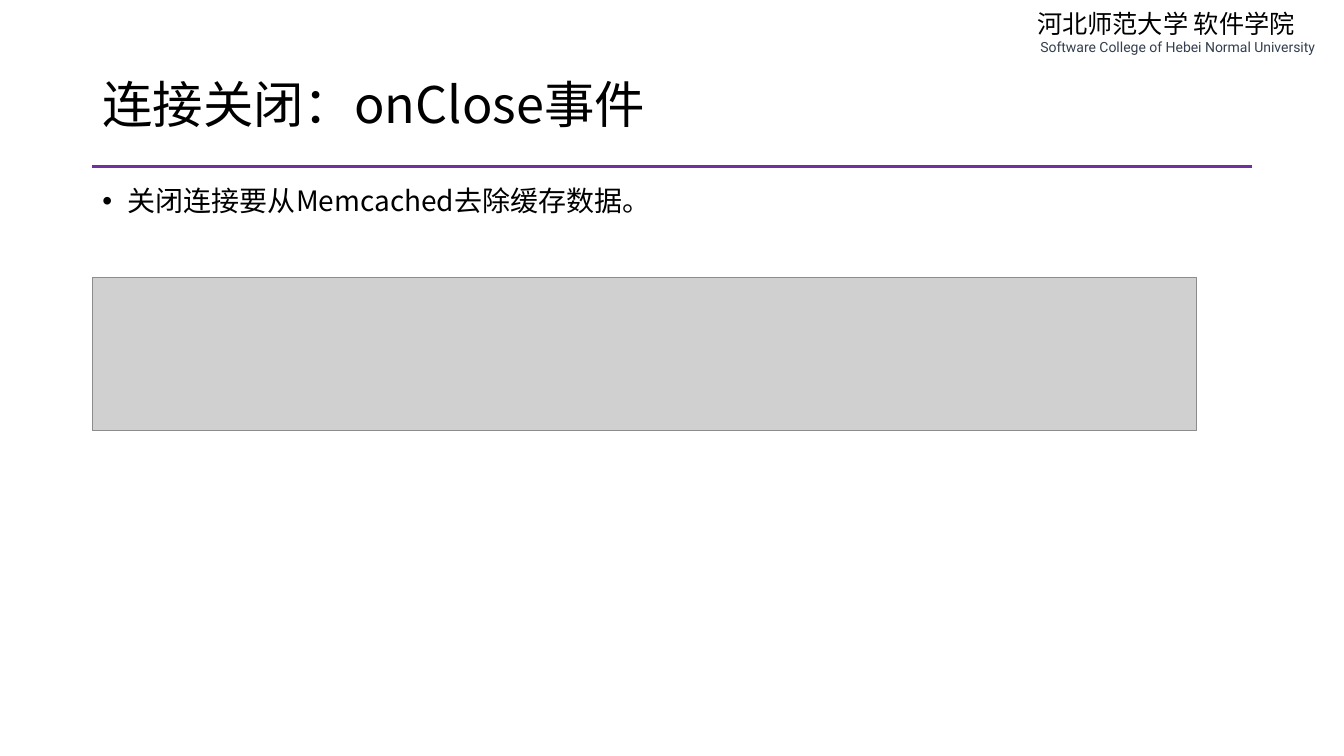
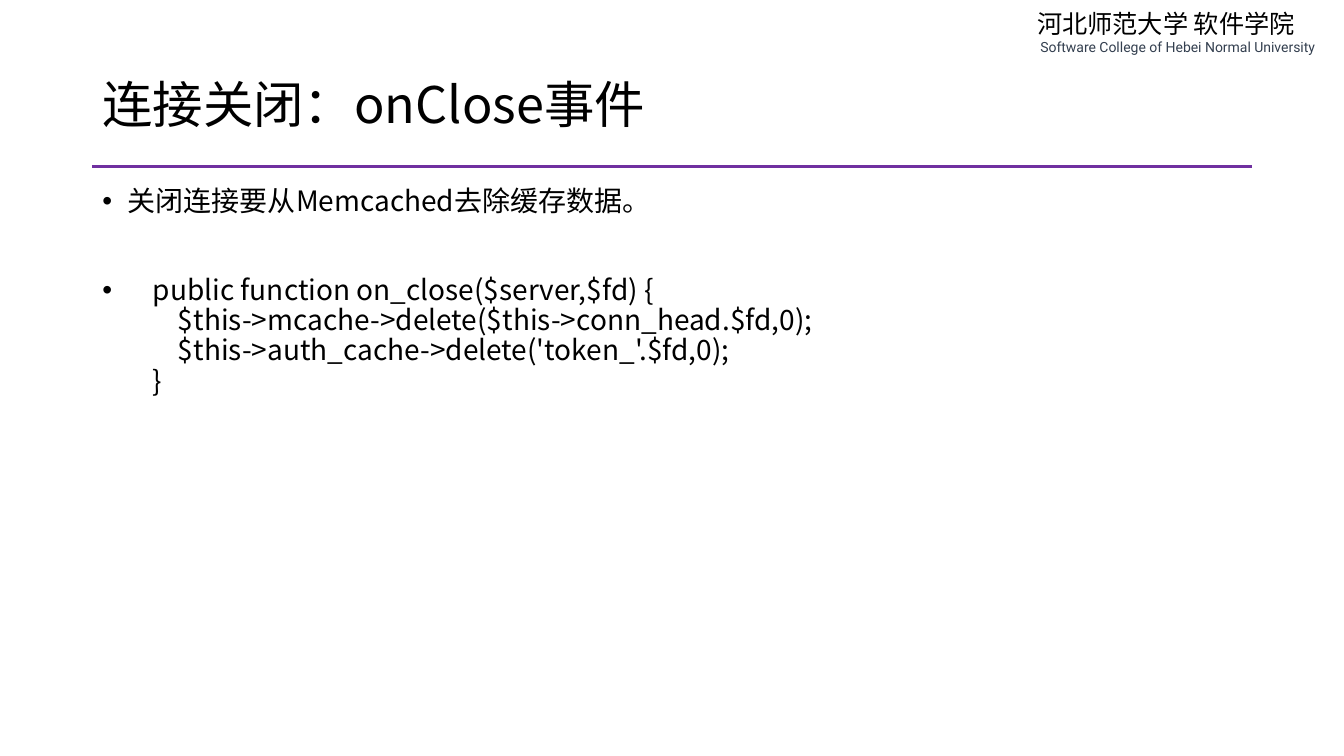
Before and after one commit to edu2act/course-php-serverside-development-on-linux, a slide deck: slide 9 of materials/slides/ch11-add-auth-to-message-server.pptx (slide 10 before the commit). Drawn at 1344x756 pixels with LibreOffice and Linux fonts; fonts in the diff are those of the drawing; grey boxes stand for pictures. Boxes give left, top, right and bottom in pixels: in the first picture for what was removed or moved away, otherwise in the second. Text is boxed around its words. In the diff, an @@ line names an element or a change of style, - is before the commit and + after.

```diff
--- a/materials/slides/ch11-add-auth-to-message-server.pptx
+++ b/materials/slides/ch11-add-auth-to-message-server.pptx
@@ picture removed at <box>93,277,1197,431</box> @@
@@ text at <box>153,276,813,366</box>: paragraph added @@
+• public function on_close($server,$fd) {
+  $this->mcache->delete($this->conn_head.$fd,0);
+  $this->auth_cache->delete('token_'.$fd,0);
+  }
```
Also in this commit, not shown: 5 other slides changed, 3 slides added, 4 slides removed, 3 other files.
